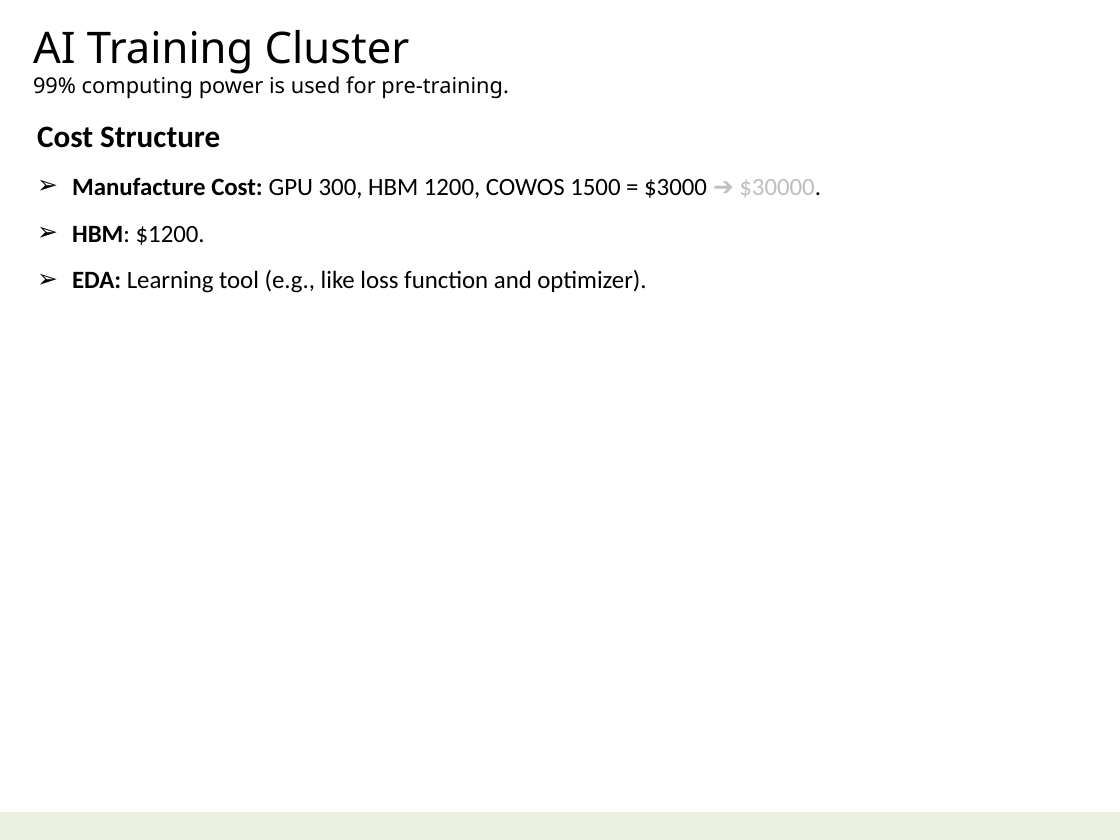
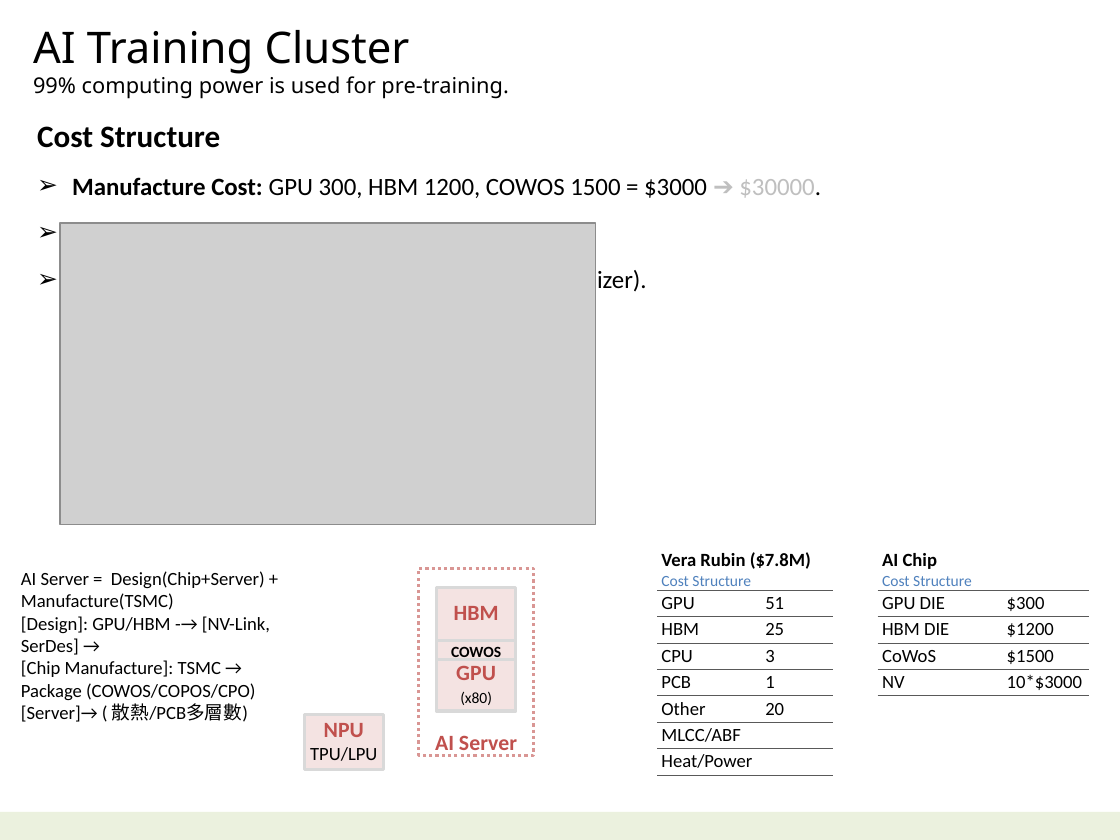
Before and after one commit to navibator/crazy-ai, a slide deck: slide 18 of ai.pptx (slide 19 before the commit). Drawn at 1120x840 pixels with LibreOffice and Linux fonts; fonts in the diff are those of the drawing; grey boxes stand for pictures. Boxes give left, top, right and bottom in pixels: in the first picture for what was removed or moved away, otherwise in the second. Text is boxed around its words. In the diff, an @@ line names an element or a change of style, - is before the commit and + after.

```diff
--- a/ai.pptx
+++ b/ai.pptx
@@ picture added at (60, 223, 596, 524) @@
@@ rectangle added at (419, 569, 533, 756), outline #D99694 2 pt dashed, 14 pt, text #C0504D, bold @@
+AI Server
@@ table added at (657, 549, 834, 775), 8 rows, 2 columns @@
+Vera Rubin ($7.8M) Cost Structure | 
+GPU | 51
+HBM | 25
+CPU | 3
+PCB | 1
+Other | 20
+MLCC/ABF | 
+Heat/Power | 
@@ table added at (878, 549, 1090, 696), 5 rows, 2 columns @@
+AI Chip Cost Structure | 
+GPU DIE | $300
+HBM DIE | $1200
+CoWoS | $1500
+NV | 10*$3000
@@ text added at (21, 571, 270, 722), 12 pt, text #000000 @@
+AI Server = Design(Chip+Server) + Manufacture(TSMC)
+[Design]: GPU/HBM -→ [NV-Link, SerDes] →
+[Chip Manufacture]: TSMC → Package (COWOS/COPOS/CPO)
+[Server]→ ( 散熱/PCB多層數)
@@ rectangle added at (437, 588, 516, 641), fill #F2DCDB at 80% opacity, outline #D9D9D9 2 pt, 14 pt, text #C0504D, bold @@
+HBM
@@ rectangle added at (437, 641, 516, 660), fill #F2DCDB at 80% opacity, outline #D9D9D9 2 pt, 10 pt, text #000000, bold @@
+COWOS
@@ rectangle added at (437, 660, 516, 711), fill #F2DCDB at 80% opacity, outline #D9D9D9 2 pt, 10 pt, text #000000 @@
+GPU
+(x80)
@@ rectangle added at (305, 715, 384, 771), fill #F2DCDB at 80% opacity, outline #D9D9D9 2 pt, 12 pt, text #000000 @@
+NPU
+TPU/LPU
```
Also in this commit, not shown: 5 other slides changed, 3 slides added, 4 slides removed, 18 other files.
